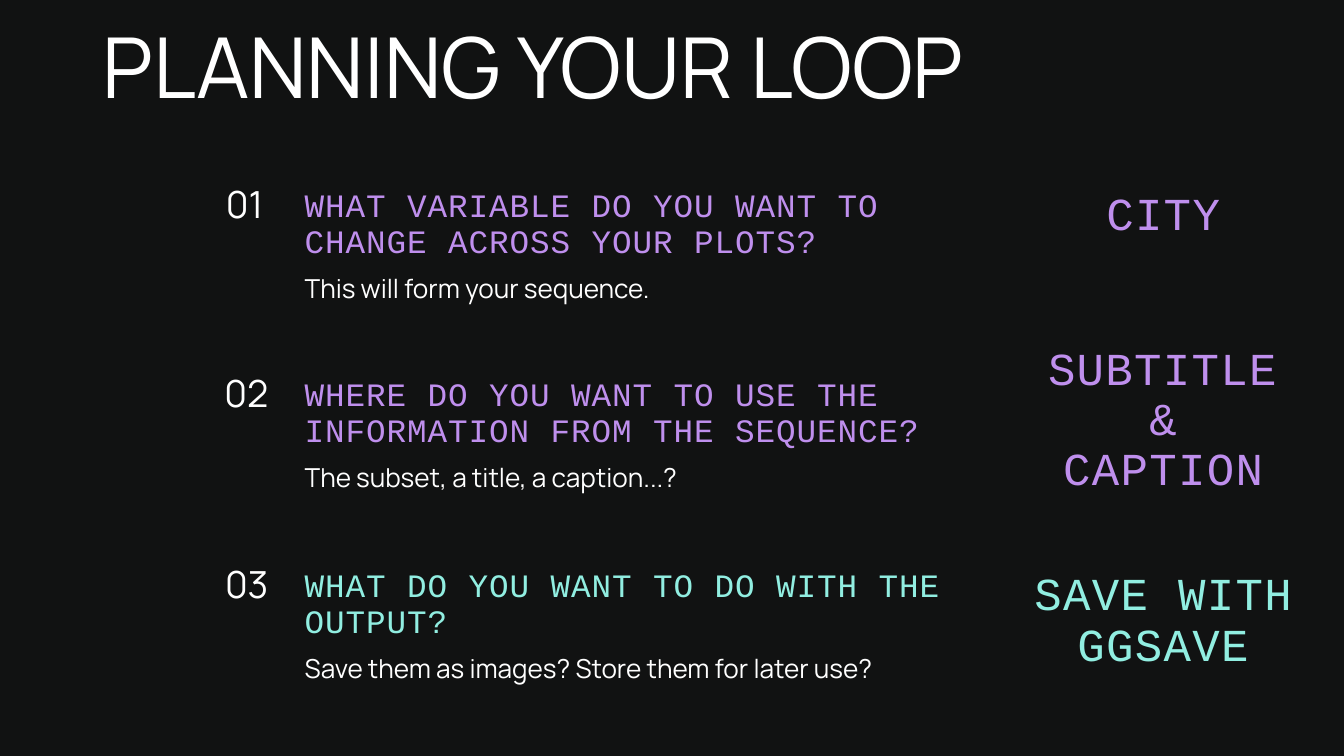
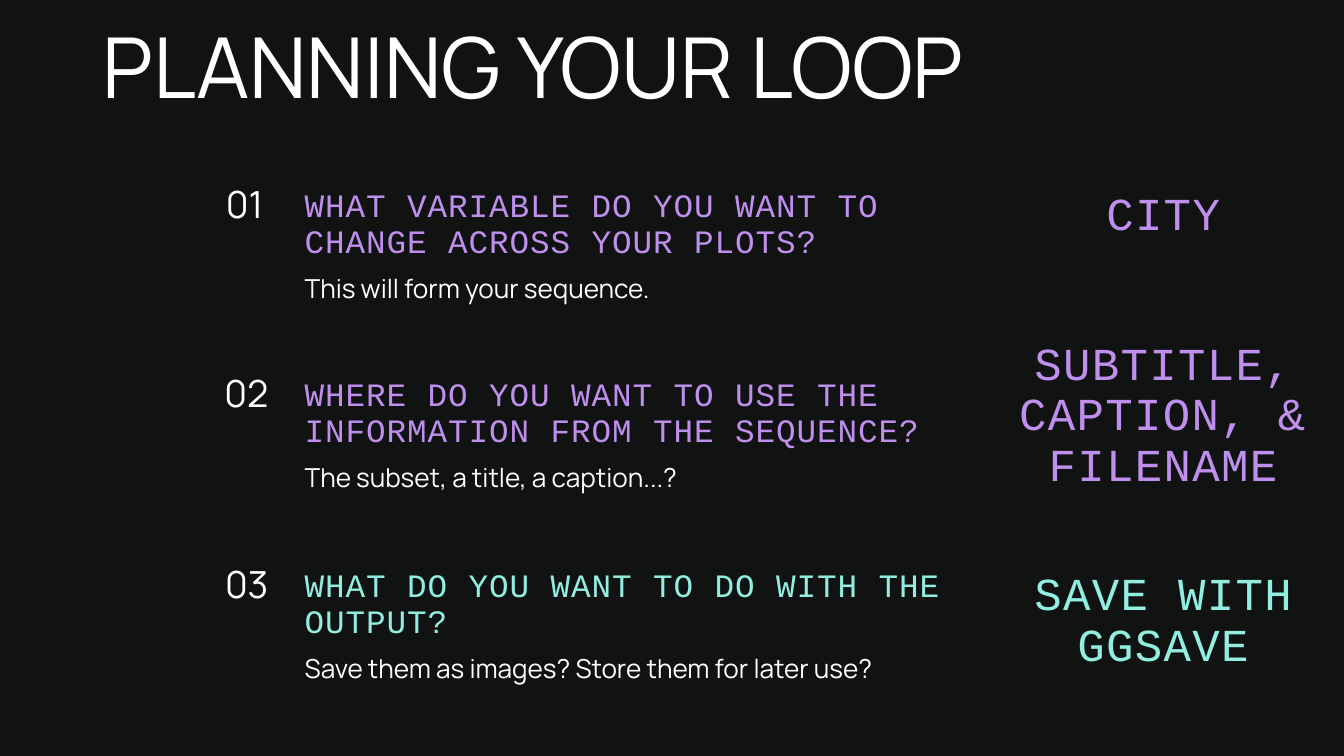
Before and after one commit to kamorrow/Loops-and-Plots-Tutorial-with-Climate-Data, a slide deck: slide 14 of Loops_and_Plots_Presentation/Loops_and_Plots.pptx. Drawn at 1344x756 pixels with LibreOffice and Linux fonts; fonts in the diff are those of the drawing. Boxes give left, top, right and bottom in pixels: in the first picture for what was removed or moved away, otherwise in the second. Text is boxed around its words. In the diff, an @@ line names an element or a change of style, - is before the commit and + after.

```diff
--- a/Loops_and_Plots_Presentation/Loops_and_Plots.pptx
+++ b/Loops_and_Plots_Presentation/Loops_and_Plots.pptx
@@ text at (x1=1019, y1=349, x2=1291, y2=481): text changed @@
-SUBTITLE &
-CAPTION
+SUBTITLE,
+CAPTION, & FILENAME
```
Also in this commit, not shown: 6 other slides changed, 1 other file.
